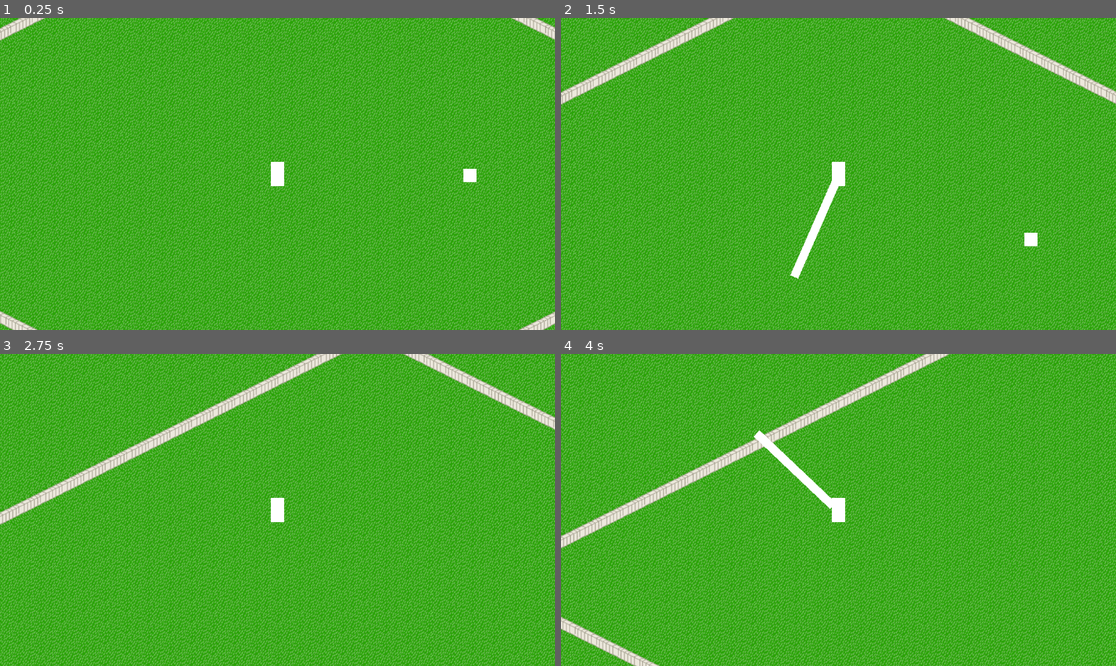
Above: before the commit, frames 1-4 (two rows, left to right).
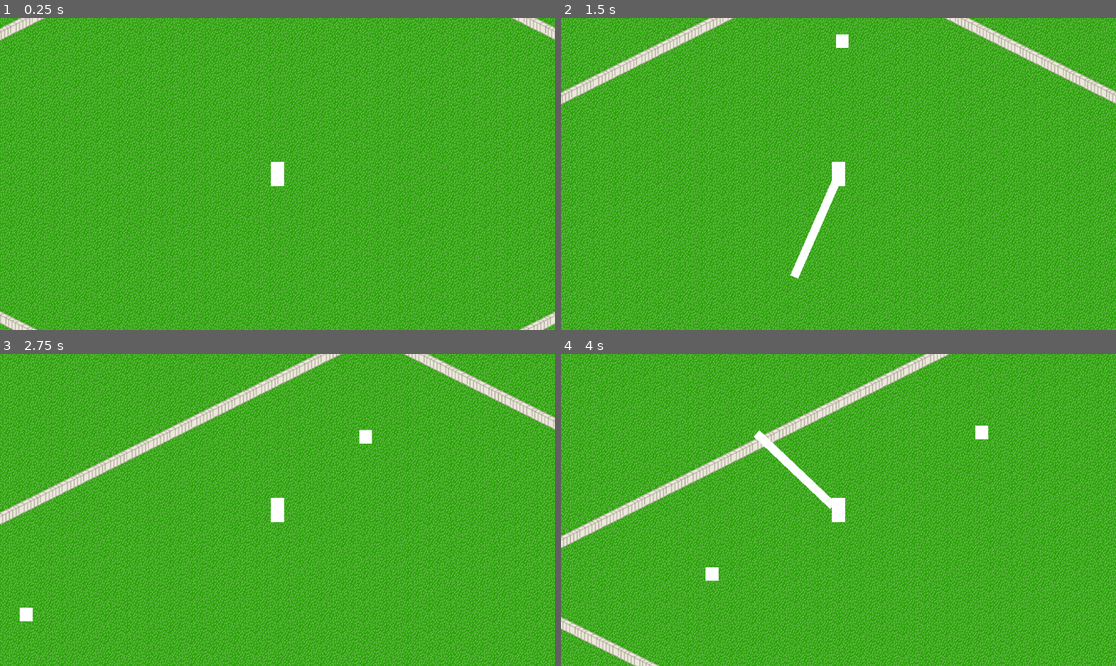
Above: after the commit, the same moments.

Repository: airo4858/rogue_like
Game: Godot game, scene res://main.tscn
The game is run twice, just before and just after one commit, with the same random seed, the same clock (stepped at 60 frames per second) and the same inputs.
Inputs (mouse positions are in pixels of both pictures, inside the frame that each line leads up to):
- Up to frame 1 (0.25 s): no input
- Up to frame 2 (1.5 s): tap Enter at 0.5 s; move the mouse to (810, 236) at 0.52 s; press the mouse at (810, 236) at 0.53 s; hold W (move_up) from 0.53 s (still down); tap Space (jump) at 0.77 s; right-click (810, 236) at 0.8 s; move the mouse to (1005, 220) at 1.27 s; release the mouse at (1005, 220) at 1.28 s; right-click (1005, 220) at 1.35 s
- Up to frame 3 (2.75 s): tap Space (jump) at 1.52 s; click (444, 556) at 1.55 s; move the mouse to (111, 463) at 2.02 s; release W (move_up) at 2.03 s; press the mouse at (111, 463) at 2.03 s; hold A (move_left) from 2.03 s (still down); right-click (111, 463) at 2.3 s
- Up to frame 4 (4 s): move the mouse to (866, 510) at 2.77 s; release the mouse at (866, 510) at 2.78 s; right-click (866, 510) at 2.85 s; tap Space (jump) at 3.02, 3.77 s; click (866, 510) at 3.05 s; move the mouse to (755, 432) at 3.52 s; release A (move_left) at 3.53 s; press the mouse at (755, 432) at 3.53 s; hold S (move_down) from 3.53 s (still down); right-click (755, 432) at 3.8 s

The runs differ from the first frame. In frame 1, 0.1% of the frame differs, in the area x 83-86%, y 48-53%; in frame 2, 0.2%; in frame 3, 0.2%, in the area x 3-68%, y 24-86%; in frame 4, 0.2%.

Commit message:
working hit and hurt boxes

Diff:
--- a/attack_enemy1.gd
+++ b/attack_enemy1.gd
@@ -2,9 +2,29 @@
 class_name Enemy1_Attack
 
 var target: CharacterBody2D
+var attack : Area2D
+var leave_attack : Array
+var chasing_state : State
+var attack_animation : AnimationPlayer
+var can_attack : bool = true
 
 func initialize():
-	pass
+	attack = body.get_node("Attack")
+	chasing_state = get_parent().get_node("Chasing")
+	attack_animation = body.get_node("AnimationEnemy")
 
 func process_state(delta: float):
-	print("Attacking")
+	#print("Attacking")
+	leave_attack = attack.get_overlapping_bodies()
+
+	if (not leave_attack.is_empty()):
+		if (can_attack == true):
+			can_attack = false
+			body.get_node("AttackAnimation").look_at(target.position)
+			attack_animation.play("enemy1_attack")
+			await attack_animation.animation_finished
+			can_attack = true
+
+	if (leave_attack.is_empty()):
+		if (can_attack == true):
+			change_state.emit(chasing_state, "Chasing")
--- a/chasing_enemy1.gd
+++ b/chasing_enemy1.gd
@@ -1,7 +1,7 @@
 extends State
 class_name Enemy1_Chasing
 
-@export var chase_speed: float = 55.0
+@export var chase_speed: float = 70.0
 var target: CharacterBody2D
 var attacking_state : State
 var idle_state : State
@@ -19,7 +19,7 @@
 	idle_state = get_parent().get_node("Idle")
 
 func process_state(delta: float):
-	print("Chasing")
+	#print("Chasing")
 	body.velocity = (target.position - body.position).normalized() * chase_speed
 	body.move_and_slide()
 	var hit_targets = hitbox.get_overlapping_bodies()
--- a/enemy1.tscn
+++ b/enemy1.tscn
@@ -11,16 +11,85 @@
 [sub_resource type="RectangleShape2D" id="RectangleShape2D_dggi7"]
 size = Vector2(19, 20)
 
+[sub_resource type="CapsuleShape2D" id="CapsuleShape2D_xkj00"]
+radius = 14.0
+height = 46.0
+
+[sub_resource type="CanvasTexture" id="CanvasTexture_xe6yl"]
+
 [sub_resource type="CircleShape2D" id="CircleShape2D_1e2wm"]
-radius = 182.011
+radius = 246.0
 
 [sub_resource type="RectangleShape2D" id="RectangleShape2D_6exxq"]
 size = Vector2(19, 20)
 
 [sub_resource type="CircleShape2D" id="CircleShape2D_3xutn"]
-radius = 36.0139
+radius = 42.0119
+
+[sub_resource type="Animation" id="Animation_ti55g"]
+resource_name = "enemy1_attack"
+length = 2.00001
+step = 0.0833333
+tracks/0/type = "value"
+tracks/0/imported = false
+tracks/0/enabled = true
+tracks/0/path = NodePath("AttackAnimation/AttackHurtbox/AttackHitbox:disabled")
+tracks/0/interp = 1
+tracks/0/loop_wrap = true
+tracks/0/keys = {
+"times": PackedFloat32Array(0, 1, 1.91667),
+"transitions": PackedFloat32Array(1, 1, 1),
+"update": 1,
+"values": [true, false, true]
+}
+tracks/1/type = "value"
+tracks/1/imported = false
+tracks/1/enabled = true
+tracks/1/path = NodePath("AttackAnimation/AttackHurtbox/AttackSprite:visible")
+tracks/1/interp = 1
+tracks/1/loop_wrap = true
+tracks/1/keys = {
+"times": PackedFloat32Array(0, 1, 1.91667),
+"transitions": PackedFloat32Array(1, 1, 1),
+"update": 1,
+"values": [false, true, false]
+}
+
+[sub_resource type="Animation" id="Animation_5p5pw"]
+length = 0.001
+tracks/0/type = "value"
+tracks/0/imported = false
+tracks/0/enabled = true
+tracks/0/path = NodePath("AttackAnimation/AttackHurtbox/AttackHitbox:disabled")
+tracks/0/interp = 1
+tracks/0/loop_wrap = true
+tracks/0/keys = {
+"times": PackedFloat32Array(0),
+"transitions": PackedFloat32Array(1),
+"update": 1,
+"values": [true]
+}
+tracks/1/type = "value"
+tracks/1/imported = false
+tracks/1/enabled = true
+tracks/1/path = NodePath("AttackAnimation/AttackHurtbox/AttackSprite:visible")
+tracks/1/interp = 1
+tracks/1/loop_wrap = true
+tracks/1/keys = {
+"times": PackedFloat32Array(0),
+"transitions": PackedFloat32Array(1),
+"update": 1,
+"values": [false]
+}
+
+[sub_resource type="AnimationLibrary" id="AnimationLibrary_585kj"]
+_data = {
+"RESET": SubResource("Animation_5p5pw"),
+"enemy1_attack": SubResource("Animation_ti55g")
+}
 
 [node name="Enemy1" type="CharacterBody2D" groups=["Enemy"]]
+collision_layer = 2
 script = ExtResource("1_7l60d")
 
 [node name="Sprite2D" type="Sprite2D" parent="."]
@@ -45,6 +114,25 @@
 [node name="Attacking" type="Node" parent="StateMachine"]
 script = ExtResource("5_c3vkm")
 
+[node name="AttackAnimation" type="Node2D" parent="."]
+
+[node name="AttackHurtbox" type="Area2D" parent="AttackAnimation"]
+visibility_layer = 16
+collision_mask = 16
+
+[node name="AttackHitbox" type="CollisionShape2D" parent="AttackAnimation/AttackHurtbox"]
+position = Vector2(28, -2.79396e-09)
+rotation = -1.5708
+shape = SubResource("CapsuleShape2D_xkj00")
+disabled = true
+debug_color = Color(0.901961, 0.219608, 0.552941, 0.756863)
+
+[node name="AttackSprite" type="Sprite2D" parent="AttackAnimation/AttackHurtbox"]
+visible = false
+position = Vector2(28.0253, 2.98023e-07)
+scale = Vector2(29.9494, 20)
+texture = SubResource("CanvasTexture_xe6yl")
+
 [node name="Detection" type="Area2D" parent="."]
 collision_layer = 0
 collision_mask = 16
@@ -64,3 +152,10 @@
 
 [node name="AttackShape" type="CollisionShape2D" parent="Attack"]
 shape = SubResource("CircleShape2D_3xutn")
+
+[node name="AnimationEnemy" type="AnimationPlayer" parent="."]
+libraries = {
+"": SubResource("AnimationLibrary_585kj")
+}
+
+[connection signal="body_entered" from="AttackAnimation/AttackHurtbox" to="." method="_on_attack_hurtbox_body_entered"]
--- a/enemy_1.gd
+++ b/enemy_1.gd
@@ -1,2 +1,13 @@
 extends CharacterBody2D
 class_name Enemy
+
+@export var hp: int = 10
+
+func hit(damage_number: int):
+	hp -= damage_number
+	if (hp <= 0):
+		queue_free()
+
+func _on_attack_hurtbox_body_entered(body: Node2D) -> void:
+	print("HURT")
+	body.hurt(1)
--- a/idle_enemy1.gd
+++ b/idle_enemy1.gd
@@ -10,7 +10,7 @@
 	chasing_state = get_parent().get_node("Chasing")
 
 func process_state(delta: float):
-	print("Idle")
+	#print("Idle")
 
 	potential_targets = detect_range.get_overlapping_bodies()
 
--- a/main.tscn
+++ b/main.tscn
@@ -8,6 +8,7 @@
 [ext_resource type="PackedScene" uid="uid://b7f1653id1i3k" path="res://player.tscn" id="5_sxxdb"]
 [ext_resource type="Texture2D" uid="uid://qsjwlftjawi3" path="res://Isometric Tree 3x3 Block (1).png" id="6_qxpkr"]
 [ext_resource type="PackedScene" uid="uid://bjktnyqj04sp4" path="res://enemy1.tscn" id="8_v5vhg"]
+[ext_resource type="PackedScene" uid="uid://dmt7lwup88f6r" path="res://ui.tscn" id="9_1lfhv"]
 
 [sub_resource type="TileSetAtlasSource" id="TileSetAtlasSource_sa6vg"]
 texture = ExtResource("2_h42dc")
@@ -69,7 +70,13 @@
 position = Vector2(383, 185)
 
 [node name="Enemy1" parent="." instance=ExtResource("8_v5vhg")]
-position = Vector2(669, 187)
+position = Vector2(869, 192)
+
+[node name="Enemy2" parent="." instance=ExtResource("8_v5vhg")]
+position = Vector2(390, -133)
+
+[node name="Enemy3" parent="." instance=ExtResource("8_v5vhg")]
+position = Vector2(-129, 190)
 
 [node name="Map Collisions" type="CharacterBody2D" parent="."]
 
@@ -112,3 +119,5 @@
 position = Vector2(879, 537)
 rotation = -0.449501
 shape = SubResource("RectangleShape2D_8mkvc")
+
+[node name="UI" parent="." instance=ExtResource("9_1lfhv")]
--- a/player.gd
+++ b/player.gd
@@ -1,10 +1,12 @@
 extends CharacterBody2D
 
 @export var move_speed: float = 100.0
+@export var hp: int = 3
 
 var can_jump : bool = true
 var can_sweep : bool = true
 var can_stab : bool = true
+var targets : Array
 
 func jump(event):
 	if can_jump == true:
@@ -45,6 +47,13 @@
 		can_sweep = true
 		can_jump = true
 
+func hurt(damage_number : int):
+	hp -= damage_number
+
+	if (hp <= 0):
+		self.visible = false
+		get_tree().paused = true
+
 func _physics_process(delta):
 	if self.velocity == Vector2(0,1) * move_speed or self.velocity == Vector2(0,-1) * move_speed:
 		move_speed * 2
@@ -62,3 +71,9 @@
 	if (Input.is_action_pressed("sweep")):
 		sweep("sweep")
 		#print("SWEEP")
+
+func _on_stab_hurtbox_body_entered(body: Node2D) -> void:
+	body.hit(1)
+
+func _on_sweep_hurtbox_body_entered(body: Node2D) -> void:
+	body.hit(2)
--- a/player.tscn
+++ b/player.tscn
@@ -286,7 +286,7 @@
 size = Vector2(20, 40)
 
 [node name="Player" type="CharacterBody2D" groups=["Player"]]
-collision_layer = 17
+collision_layer = 16
 script = ExtResource("1_vwqdy")
 
 [node name="BetaSprite" type="Sprite2D" parent="."]
@@ -300,6 +300,7 @@
 
 [node name="SweepHurtbox" type="Area2D" parent="Sweep"]
 position = Vector2(89, -1)
+collision_mask = 2
 
 [node name="SweepHitbox" type="CollisionShape2D" parent="Sweep/SweepHurtbox"]
 position = Vector2(-57, 1)
@@ -315,6 +316,7 @@
 [node name="Stab" type="Node2D" parent="."]
 
 [node name="StabHurtbox" type="Area2D" parent="Stab"]
+collision_mask = 2
 
 [node name="StabHitbox" type="CollisionShape2D" parent="Stab/StabHurtbox"]
 position = Vector2(89, -1)
@@ -339,3 +341,6 @@
 
 [node name="CollisionShape2D" type="CollisionShape2D" parent="CollisionArea"]
 shape = SubResource("RectangleShape2D_krmph")
+
+[connection signal="body_entered" from="Sweep/SweepHurtbox" to="." method="_on_sweep_hurtbox_body_entered"]
+[connection signal="body_entered" from="Stab/StabHurtbox" to="." method="_on_stab_hurtbox_body_entered"]
Not shown: 1 places in enemy1.tscn that only renumber resources
Not shown: 1 places in main.tscn that only renumber resources
